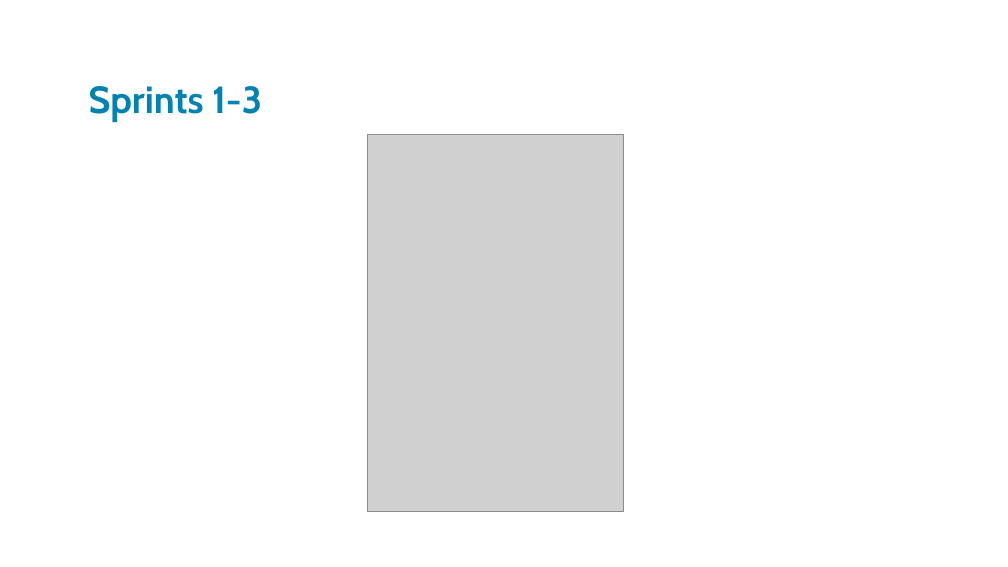
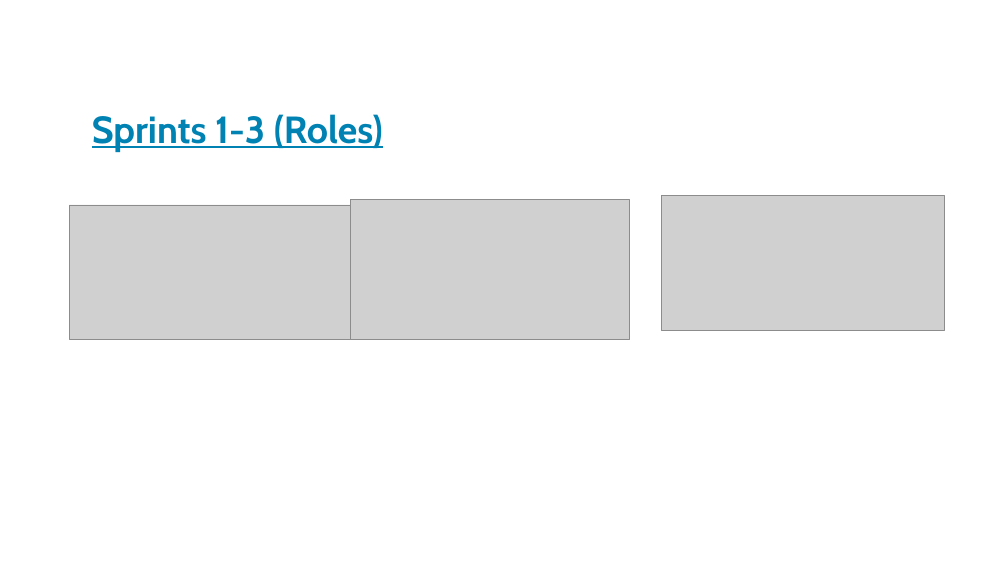
Before and after one commit to JoeyTatu/BusinessAppDev, a slide deck: slide 6 of Chenlei-- Presentation Slide.pptx. Drawn at 1008x567 pixels with LibreOffice and Linux fonts; fonts in the diff are those of the drawing; grey boxes stand for pictures; background and template pictures are left out. Boxes give left, top, right and bottom in pixels: in the first picture for what was removed or moved away, otherwise in the second. Text is boxed around its words. In the diff, an @@ line names an element or a change of style, - is before the commit and + after.

```diff
--- a/Chenlei-- Presentation Slide.pptx
+++ b/Chenlei-- Presentation Slide.pptx
@@ text at (x1=92, y1=114, x2=383, y2=152): text changed @@
-Sprints 1-3
+Sprints 1-3 (Roles)
@@ picture resized from (x1=367, y1=135, x2=624, y2=512) to (x1=70, y1=205, x2=351, y2=340) @@
@@ picture added at (x1=351, y1=199, x2=630, y2=340) @@
@@ picture added at (x1=662, y1=196, x2=944, y2=330) @@
```
Also in this commit, not shown: 5 other slides changed.
